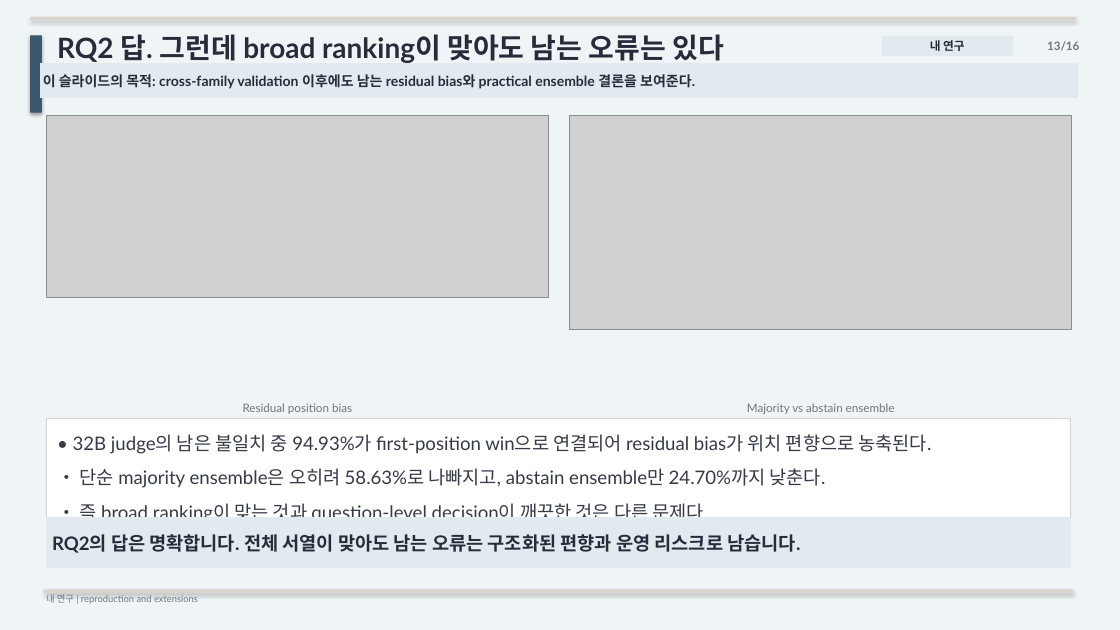
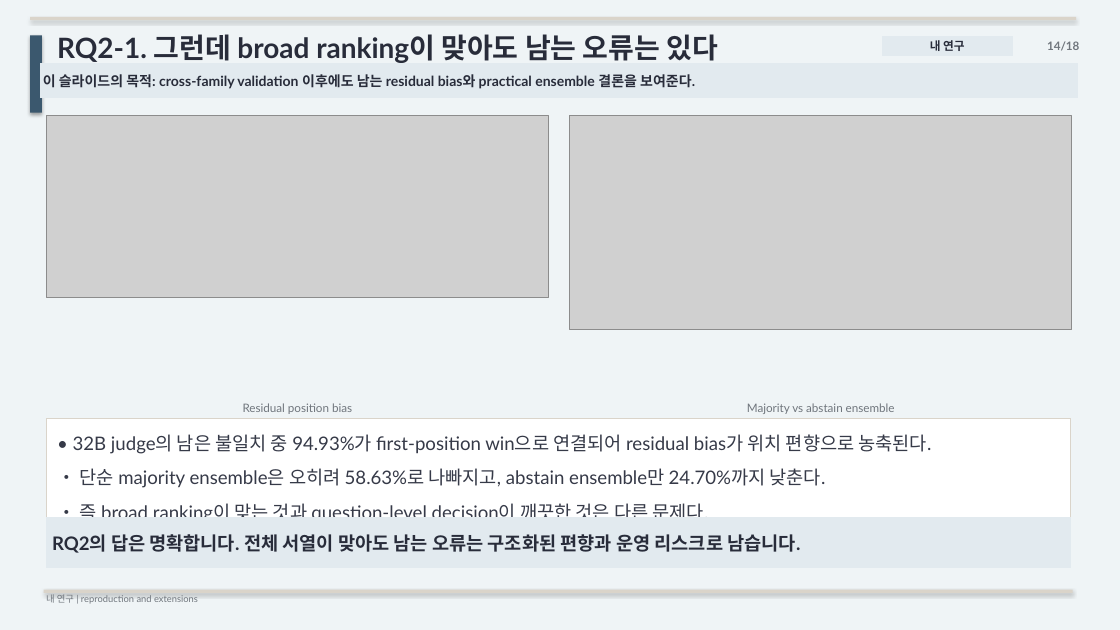
Before and after one commit to kook222/mt_bench_repro, a slide deck: slide 14 of presentation/mt_bench_paper_study.pptx (slide 13 before the commit). Drawn at 1120x630 pixels with LibreOffice and Linux fonts; fonts in the diff are those of the drawing; grey boxes stand for pictures. Boxes give left, top, right and bottom in pixels: in the first picture for what was removed or moved away, otherwise in the second. Text is boxed around its words. In the diff, an @@ line names an element or a change of style, - is before the commit and + after.

```diff
--- a/presentation/mt_bench_paper_study.pptx
+++ b/presentation/mt_bench_paper_study.pptx
@@ text at [57,34,719,63]: text changed @@
-RQ2 답. 그런데 broad ranking이 맞아도 남는 오류는 있다
+RQ2-1. 그런데 broad ranking이 맞아도 남는 오류는 있다
@@ text at [1047,41,1079,51]: text changed @@
-13/16
+14/18
```
Also in this commit, not shown: 14 other slides changed, 2 slides added, 6 other files.
